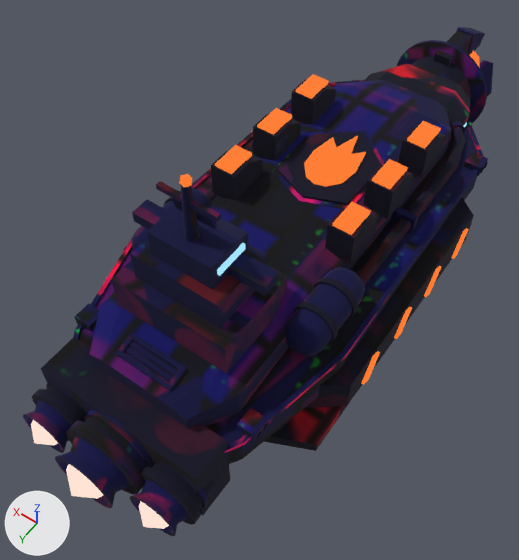
The glTF model assets/models/ships/pyre.glb as it was, and as the next commit left it.
Camera for both pictures: a camera (50 mm lens) standing at (-3.87, 6.97, 8.93) and looking at (0.04, 1.5, 0.34). Arrows for +X, +Y and +Z are at lower left; the lights stay in place. The picture after the commit comes second. Vertices at exactly the same position are counted once.

Names of what the first picture shows: 'pyre'.
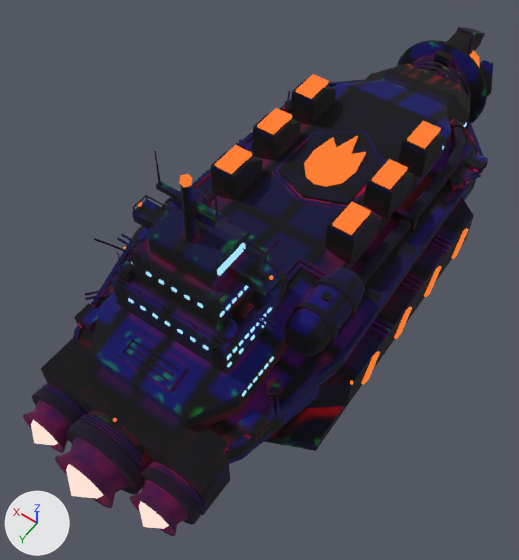
The change, as a diff of the scene's bpy script:
```diff
--- a/assets/models/ships/pyre.glb.py
+++ b/assets/models/ships/pyre.glb.py
@@ me_pyre @@
 # used by ob_pyre; location = (0.0, 0.0, 0.0)
-me_pyre.from_pydata(...)  # 2851 vertices, 5258 faces; spans x -2.09..2.09, y -5.88..5.56, z -1.0..3.62
+me_pyre.from_pydata(...)  # 4973 vertices, 8698 faces; spans x -2.09..2.09, y -5.88..5.56, z -1.0..3.75
+# me_pyre part 1: a new loose piece, a box spanning x -0.87..-0.67, y 2.88..3.06, z 1.85..1.96, in mat_pyre_accent
+# me_pyre part 2: 1534 vertices added at x -2.07..2.07, y -2.04..3.76, z 0.43..3.75
+# me_pyre part 3: 228 vertices added at x -1.41..1.41, y 4.61..4.84, z -0.34..0.84
+# me_pyre part 4: 120 vertices added at x -0.72..0.72, y -4.24..-3.96, z -0.47..0.97
+# me_pyre part 5: 4516 kept faces spanning x -2.05..2.05, y -5.88..5.35, z -1.0..3.5 get new texture (UV) coordinates
+# other edits to the shape of me_pyre do not show in these pictures
 me_pyre.materials.append(mat_pyre_hull)
```

Changed parts and their boxes (x1, y1, x2, y2) in the pictures (519 x 560 px):
part 1 of me_pyre, added: after (232, 298, 254, 319)
part 2 of me_pyre, added: after (85, 91, 481, 420)
part 3 of me_pyre, added: after (40, 384, 205, 512)
part 4 of me_pyre, added: after (410, 58, 470, 98)
part 5 of me_pyre, surface changed: (23, 27, 493, 536) in both
